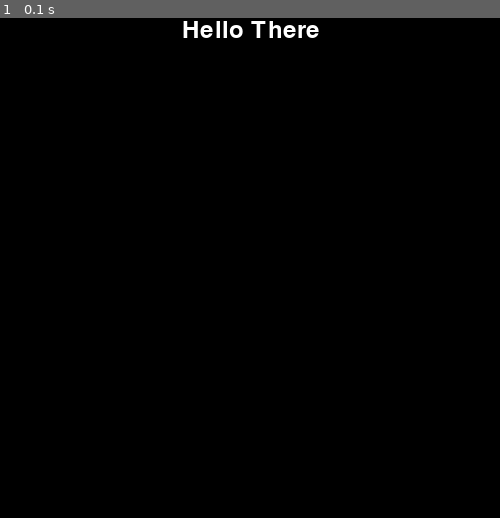
Above: before the commit, frame 1.
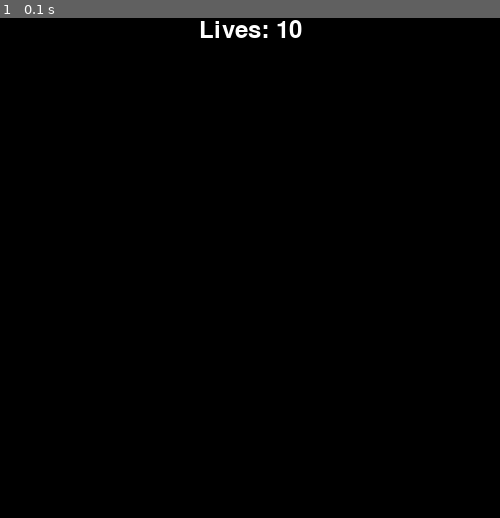
Above: after the commit, the same moment.

Repository: rabramley/pygames
Game: pygame game, started from pong.py
Same seed, same stepped clock (60 frames per second), same inputs: the game is played once before the commit and once after it.
Inputs:
- Up to frame 1 (0.1 s): no input

The runs differ from the first frame. In frame 1, 0.5% of the frame differs, in the area x 36-64%, y 0-4%.

Commit message:
Switched lives text

Diff:
--- a/pong.py
+++ b/pong.py
@@ -5,7 +5,7 @@
 
 def display_lives (screen, lives):
     font = pygame.font.Font(None, 36)
-    text = font.render('Hello There', 1, (255, 255, 255))
+    text = font.render(f'Lives: {lives}', 1, (255, 255, 255))
     textpos = text.get_rect()
     textpos.centerx = screen.get_rect().centerx
     screen.blit(text, textpos)
